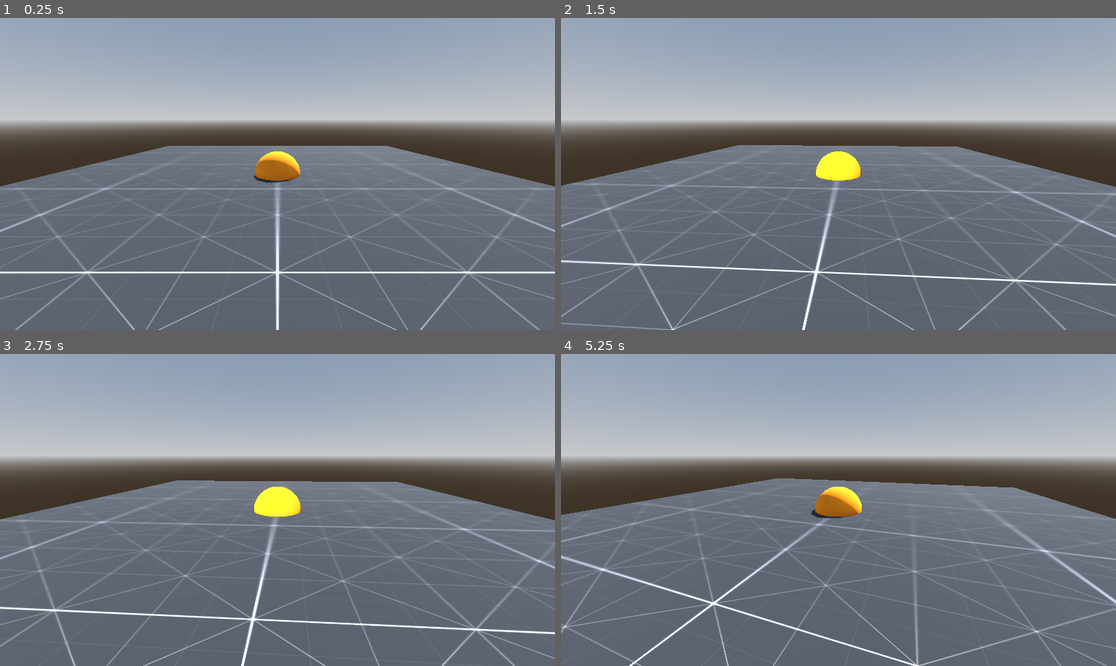
Above: before the commit, frames 1-4 (two rows, left to right).
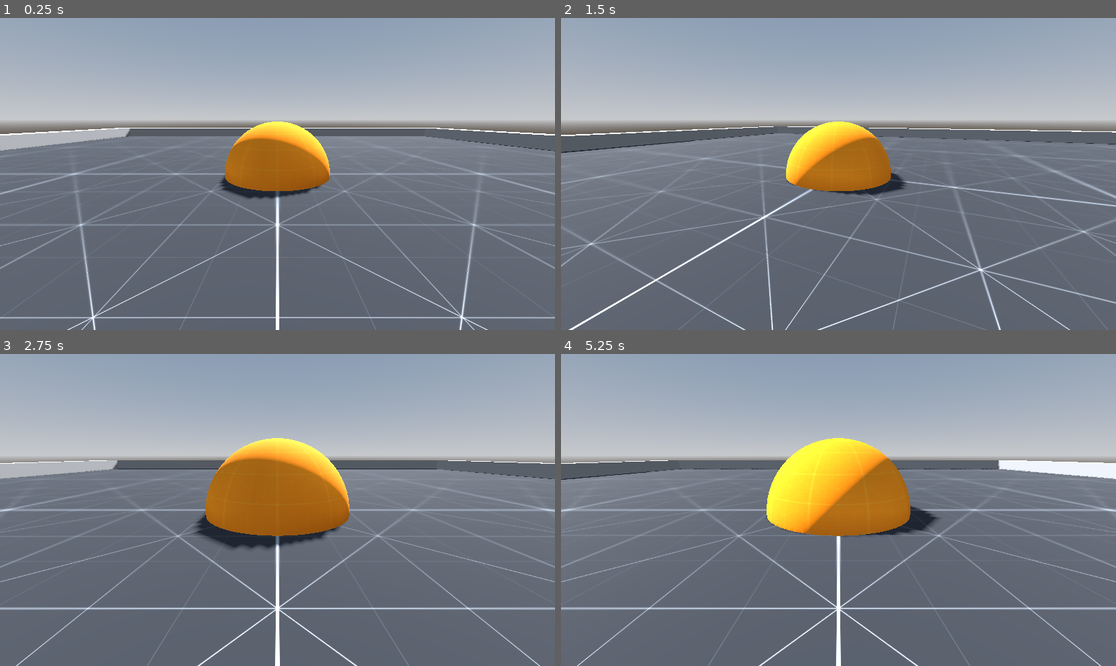
Above: after the commit, the same moments.

Repository: tyson-nw/godot_FreeLookCamera
Game: Godot game, scene res://Scenes/world.tscn
The game is run twice, just before and just after one commit, with the same random seed, the same clock (stepped at 60 frames per second) and the same inputs.
Inputs (mouse positions are in pixels of both pictures, inside the frame that each line leads up to):
- Up to frame 1 (0.25 s): no input
- Up to frame 2 (1.5 s): tap Enter at 0.5 s; move the mouse to (960, 158) at 0.52 s; hold Q (flc_camera_swing_left) 0.53-1.28 s; click (960, 158) at 0.67 s; tap E (flc_camera_swing_right) at 0.8, 1.35 s; move the mouse to (727, 189) at 1.27 s; click (727, 189) at 1.42 s
- Up to frame 3 (2.75 s): tap Mouse wheel up (flc_zoom_in) at 1.55, 2.1 s; move the mouse to (333, 441) at 2.02 s; click (333, 441) at 2.17 s; tap Mouse wheel down (flc_zoom_out) at 2.3 s
- Up to frame 4 (5.25 s): tap Space at 2.75 s; move the mouse to (810, 572) at 2.77 s; tap Mouse wheel down (flc_zoom_out) at 2.85 s; click (810, 572) at 2.92 s; tap Q (flc_camera_swing_left) at 3.05 s; move the mouse to (1005, 556) at 3.52 s; hold E (flc_camera_swing_right) 3.53-4.28 s; tap Middle mouse button (flc_activate_swing) at 3.6 s; click (1005, 556) at 3.67 s; move the mouse to (672, 463) at 4.27 s; tap S (flc_camera_back) at 4.35 s; click (672, 463) at 4.42 s; tap Mouse wheel up (flc_zoom_in) at 4.55 s; tap Enter at 5 s; move the mouse to (866, 510) at 5.02 s; tap W (flc_camera_foreward) at 5.1 s; click (866, 510) at 5.17 s

The runs differ from the first frame. In frame 1, 16% of the frame differs, in the area x 0-100%, y 33-100%; in frame 2, 17%; in frame 3, 21%, in the area x 0-100%, y 26-100%; in frame 4, 20%.

Commit message:
Changed VerticalPivot to springarm attempted to collide target but failed

Diff:
--- a/Scenes/free_look_camera.tscn
+++ b/Scenes/free_look_camera.tscn
@@ -1,8 +1,11 @@
-[gd_scene load_steps=6 format=3 uid="uid://dnfkuofhxxpe3"]
+[gd_scene load_steps=8 format=3 uid="uid://dnfkuofhxxpe3"]
 
 [ext_resource type="Script" path="res://Scripts/FreeLookCamera.gd" id="1_3y43t"]
 [ext_resource type="Script" path="res://Scripts/MainCamera.gd" id="2_15og0"]
 [ext_resource type="Texture2D" uid="uid://clyg2qry6k4h8" path="res://Assets/texture_red_05.png" id="3_hgsnn"]
+
+[sub_resource type="CylinderShape3D" id="CylinderShape3D_23vty"]
+height = 0.5
 
 [sub_resource type="SphereMesh" id="SphereMesh_3h0l4"]
 
@@ -10,23 +13,63 @@
 albedo_texture = ExtResource("3_hgsnn")
 uv1_scale = Vector3(10, 10, 10)
 
-[node name="FreeLookCamera" type="Node3D"]
+[sub_resource type="GDScript" id="GDScript_kjem5"]
+script/source = "extends CharacterBody3D
+
+
+const SPEED = 5.0
+const JUMP_VELOCITY = 4.5
+
+# Get the gravity from the project settings to be synced with RigidBody nodes.
+var gravity = ProjectSettings.get_setting(\"physics/3d/default_gravity\")
+
+
+func _physics_process(delta):
+	# Add the gravity.
+	if not is_on_floor():
+		velocity.y -= gravity * delta
+
+	# Handle jump.
+	if Input.is_action_just_pressed(\"ui_accept\") and is_on_floor():
+		velocity.y = JUMP_VELOCITY
+
+	# Get the input direction and handle the movement/deceleration.
+	# As good practice, you should replace UI actions with custom gameplay actions.
+	var input_dir = Input.get_vector(\"ui_left\", \"ui_right\", \"ui_up\", \"ui_down\")
+	var direction = (transform.basis * Vector3(input_dir.x, 0, input_dir.y)).normalized()
+	if direction:
+		velocity.x = direction.x * SPEED
+		velocity.z = direction.z * SPEED
+	else:
+		velocity.x = move_toward(velocity.x, 0, SPEED)
+		velocity.z = move_toward(velocity.z, 0, SPEED)
+
+	move_and_slide()
+"
+
+[node name="FreeLookCamera" type="CharacterBody3D"]
 script = ExtResource("1_3y43t")
 limit_rotation = false
 max_zoom = 20
 
+[node name="CollisionShape3D" type="CollisionShape3D" parent="."]
+transform = Transform3D(1, 0, 0, 0, 1, 0, 0, 0, 1, 0, 0.25, 0)
+shape = SubResource("CylinderShape3D_23vty")
+
 [node name="Dolly" type="Node3D" parent="."]
 
-[node name="HorizontalPivot" type="Node3D" parent="Dolly"]
+[node name="VerticalPivot" type="SpringArm3D" parent="Dolly"]
+transform = Transform3D(1, 0, 0, 0, 0.919135, 0.393942, 0, -0.393942, 0.919135, 0, 0, 0)
+spring_length = 10.0
+
+[node name="MainCamera" type="Camera3D" parent="Dolly/VerticalPivot"]
+transform = Transform3D(1, 0, 0, 0, 1, 0, 0, 0, 1, 0, 0, 5)
+script = ExtResource("2_15og0")
 
 [node name="target" type="MeshInstance3D" parent="Dolly"]
 mesh = SubResource("SphereMesh_3h0l4")
 skeleton = NodePath("../..")
 surface_material_override/0 = SubResource("StandardMaterial3D_r83ux")
 
-[node name="VerticalPivot" type="Node3D" parent="Dolly"]
-transform = Transform3D(1, 0, 0, 0, 0.919135, 0.393942, 0, -0.393942, 0.919135, 0, 0, 0)
-
-[node name="MainCamera" type="Camera3D" parent="Dolly/VerticalPivot"]
-transform = Transform3D(1, 0, 0, 0, 1, 0, 0, 0, 1, 0, 0, 5)
-script = ExtResource("2_15og0")
+[node name="CharacterBody3D" type="CharacterBody3D" parent="."]
+script = SubResource("GDScript_kjem5")
--- a/Scenes/world.tscn
+++ b/Scenes/world.tscn
@@ -20,7 +20,8 @@
 
 [sub_resource type="StandardMaterial3D" id="StandardMaterial3D_0xnmf"]
 albedo_texture = ExtResource("1_xxjbu")
-uv1_scale = Vector3(10, 10, 10)
+uv1_scale = Vector3(5, 5, 5)
+uv1_triplanar = true
 
 [sub_resource type="SphereMesh" id="SphereMesh_ehd5x"]
 radius = 1.0
@@ -29,6 +30,12 @@
 [sub_resource type="StandardMaterial3D" id="StandardMaterial3D_pr1q4"]
 albedo_texture = ExtResource("2_xt781")
 uv1_scale = Vector3(10, 10, 10)
+
+[sub_resource type="BoxMesh" id="BoxMesh_uooyb"]
+size = Vector3(20, 1, 1)
+
+[sub_resource type="BoxShape3D" id="BoxShape3D_qk5hv"]
+size = Vector3(20, 1, 1)
 
 [node name="World" type="Node3D"]
 
@@ -50,3 +57,47 @@
 
 [node name="FreeLookCamera" parent="." instance=ExtResource("1_6ojob")]
 show_target = true
+dolly_speed = 8.0
+rotatate_on_keypress_hold = false
+rotate_on_keypress = 90
+rotate_on_keypress_time = 0.5
+
+[node name="Area3D" type="Area3D" parent="."]
+transform = Transform3D(1, 0, 0, 0, 1, 0, 0, 0, 1, 0, 0, -10)
+
+[node name="Wall" type="MeshInstance3D" parent="Area3D"]
+mesh = SubResource("BoxMesh_uooyb")
+skeleton = NodePath("../..")
+
+[node name="CollisionShape3D" type="CollisionShape3D" parent="Area3D"]
+shape = SubResource("BoxShape3D_qk5hv")
+
+[node name="Area3D2" type="Area3D" parent="."]
+transform = Transform3D(1, 0, 0, 0, 1, 0, 0, 0, 1, 0, 0, 10)
+
+[node name="Wall2" type="MeshInstance3D" parent="Area3D2"]
+mesh = SubResource("BoxMesh_uooyb")
+skeleton = NodePath("../..")
+
+[node name="CollisionShape3D" type="CollisionShape3D" parent="Area3D2"]
+shape = SubResource("BoxShape3D_qk5hv")
+
+[node name="Area3D3" type="Area3D" parent="."]
+transform = Transform3D(-4.37114e-08, 0, 1, 0, 1, 0, -1, 0, -4.37114e-08, 10, 0, 0)
+
+[node name="Wall3" type="MeshInstance3D" parent="Area3D3"]
+mesh = SubResource("BoxMesh_uooyb")
+skeleton = NodePath("../..")
+
+[node name="CollisionShape3D" type="CollisionShape3D" parent="Area3D3"]
+shape = SubResource("BoxShape3D_qk5hv")
+
+[node name="Area3D4" type="Area3D" parent="."]
+transform = Transform3D(-4.37114e-08, 0, 1, 0, 1, 0, -1, 0, -4.37114e-08, -10, 0, 0)
+
+[node name="Wall4" type="MeshInstance3D" parent="Area3D4"]
+mesh = SubResource("BoxMesh_uooyb")
+skeleton = NodePath("../..")
+
+[node name="CollisionShape3D" type="CollisionShape3D" parent="Area3D4"]
+shape = SubResource("BoxShape3D_qk5hv")
--- a/Scripts/FreeLookCamera.gd
+++ b/Scripts/FreeLookCamera.gd
@@ -1,4 +1,4 @@
-extends Node3D
+extends CharacterBody3D
 @export var show_target : bool = false
 @export_group("Dolly Position")
 @export var start_position : Vector3 = Vector3(0,0,0)
@@ -30,7 +30,7 @@
 @export_group("Zoom")
 @export var freeze_zoom : bool = false
 @export_range(0,20,1) var start_zoom : int = 4
-@export_range(0,50,1) var zoom_speed : int = 20
+@export_range(0,1,.5) var zoom_speed : float = 1
 @export_range(0,100,1) var min_zoom : int = 2
 @export_range(0,100,1) var max_zoom : int = 10
 
@@ -49,13 +49,10 @@
 	"flc_zoom_out" : [MOUSE_BUTTON_WHEEL_DOWN]
 }
 
-
-
 @onready var dolly : Node3D = $Dolly
-#@onready var horizontal_pivot = $Dolly/HorizontalPivot
 @onready var vertical_pivot = $Dolly/VerticalPivot
 @onready var camera = $Dolly/VerticalPivot/MainCamera
-@onready var target = $Dolly/target
+@onready var target = $Dolly
 
 var last_camera_location : Vector3
 
@@ -66,12 +63,12 @@
 var _swing_to : float = 0
 var _swing_step : float = 0
 var _swung : float = 0
-#var _curr_swing : float = 0
-
 
 func _ready() -> void :
 	target.visible = show_target
+
 	vertical_pivot.rotation.x = deg_to_rad(-start_elevation)
+	vertical_pivot.spring_length = start_zoom
 	$".".position = start_position
 	dolly.rotation.y = deg_to_rad(starting_rotation)
 
@@ -103,21 +100,29 @@
 			InputMap.action_add_event(action, ev)
 
 func _process(delta) -> void :
-	horizontalmove(delta)
+
 	zoom(delta)
 	mouse_swing(delta)
 	keypress_swing(delta)
 
-
-	last_camera_location = camera.position
+func _physics_process(delta):
+	horizontal_move(delta)
 
 # controls the movement of the dolly
-func horizontalmove(delta : float) -> void :
+func horizontal_move(delta : float) -> void :
 	var direction := Input.get_vector("flc_camera_left","flc_camera_right","flc_camera_foreward","flc_camera_back")
 	var direction3d := Vector3(direction.x, 0, direction.y)
-
-
-	dolly.translate_object_local(direction3d * zoom_speed * delta)
+	direction3d = direction3d.rotated(Vector3.UP, dolly.rotation.y)
+	if direction:
+		velocity.x = direction3d.x * dolly_speed
+		velocity.z = direction3d.z * dolly_speed
+	else:
+		velocity.x = move_toward(velocity.x, 0, dolly_speed)
+		velocity.z = move_toward(velocity.z, 0, dolly_speed)
+
+	move_and_slide()
+
+	last_camera_location = camera.position
 
 func mouse_swing(delta : float) -> void :
 	if Input.is_action_just_pressed("flc_activate_swing"):
@@ -129,7 +134,7 @@
 	if _unlock_swing :
 		horizontalswing(Input.get_last_mouse_velocity().x * delta * rotation_speed)
 		verticalswing(delta)
-
+	last_camera_location = camera.position
 
 func keypress_swing(delta : float) -> void :
 	if rotatate_on_keypress_hold :
@@ -172,7 +177,7 @@
 			else:
 				dolly.rotation.y = deg_to_rad(round(rad_to_deg(_swing_from+_swing_to)))
 				_swinging = ""
-
+	last_camera_location = camera.position
 
 # controls horizontal swing
 func horizontalswing(pivotby : float) -> void:
@@ -181,21 +186,28 @@
 			dolly.rotation.y = dolly.rotation.y + pivotby
 	else:
 		dolly.rotation.y = dolly.rotation.y + pivotby
+	last_camera_location = camera.position
 
 func verticalswing(delta)-> void:
 	var pivotby : float = Input.get_last_mouse_velocity().y * delta * rotation_speed
 	_curr_pivot -= pivotby
 	vertical_pivot.rotation.x = clamp(vertical_pivot.rotation.x-pivotby, deg_to_rad(-max_elevation), deg_to_rad(-min_elevation))
+	last_camera_location = camera.position
 
 func zoom(delta) -> void:
 
-	var distance : float = camera.global_position.distance_to(target.global_position)
+	#var distance : float = camera.global_position.distance_to(target.global_position)
+	var distance : float = vertical_pivot.spring_length
 
 	if freeze_zoom or camera.freeze_zoom :
 		return
 
 	if Input.is_action_just_pressed("flc_zoom_in") and distance > min_zoom:
-		camera.translate_object_local(Vector3.FORWARD * zoom_speed * delta)
+		vertical_pivot.spring_length -= zoom_speed
+
 
 	if Input.is_action_just_pressed("flc_zoom_out") and distance < max_zoom:
-		camera.translate_object_local(Vector3.BACK * zoom_speed * delta)
+		vertical_pivot.spring_length += zoom_speed
+
+
+	last_camera_location = camera.position
Not shown: 1 places in Scenes/world.tscn that only renumber resources
